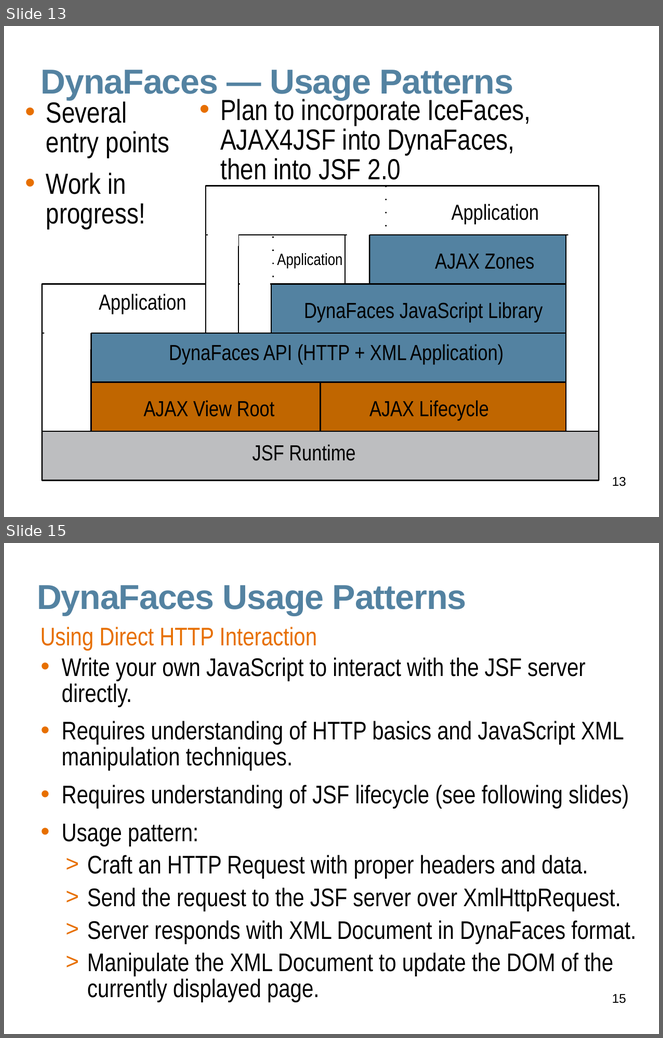
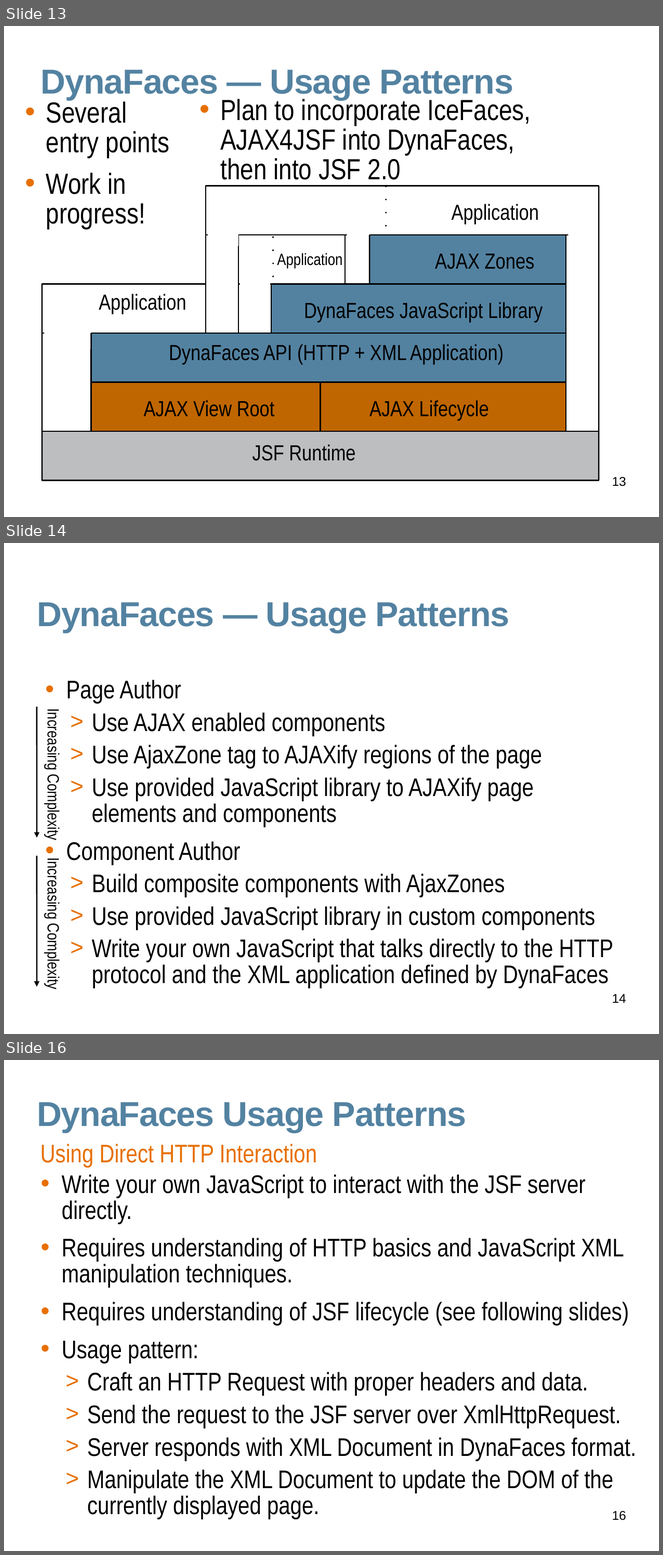
Before and after one commit to javaee/javaserverfaces-extensions, a slide deck: www/slides/dynafaces-advanced.odp. Shown one above the other, each under a label of ours: slides 13 and 15 before the commit, slides 13, 14 and 16 after it; the slides between them are not shown. The pictures are 663x1038 and 663x1555 pixels, drawn with LibreOffice and Linux fonts; fonts in the diff are those of the drawing; background and template pictures are left out. Boxes give left, top, right and bottom in pixels: in the first picture for what was removed or moved away, otherwise in the second. Text is boxed around its words. In the diff, an @@ line names an element or a change of style, - is before the commit and + after.

```diff
--- a/www/slides/dynafaces-advanced.odp
+++ b/www/slides/dynafaces-advanced.odp
@@ slide 14 added at [4, 543, 659, 1034], background #FFFFFF @@
@@ title added at [37, 602, 510, 632], 38 pt, text #5382A1, bold @@
+DynaFaces — Usage Patterns
@@ text added at [66, 680, 614, 989], 28 pt, text #000000 @@
+• Page Author
+  > Use AJAX enabled components
+  > Use AjaxZone tag to AJAXify regions of the page
+  > Use provided JavaScript library to AJAXify page elements and components
+• Component Author
+  > Build composite components with AjaxZones
+  > Use provided JavaScript library in custom components
+  > Write your own JavaScript that talks directly to the HTTP protocol and the XML application defined by DynaFaces
@@ arrow added from (37, 707) to (37, 838), #000000 1.45 pt @@
@@ text added at [44, 714, 63, 839], 18 pt, text #000000 @@
+Increasing Complexity
@@ arrow added from (37, 856) to (37, 987), #000000 1.45 pt @@
@@ text added at [44, 863, 63, 988], 18 pt, text #000000 @@
+Increasing Complexity
@@ page number added at [612, 994, 626, 1003], 14 pt, text #000000 @@
+14
@@ what was slide 15 is now slide 16 @@
@@ page number at [612, 1511, 626, 1521]: text changed @@
-15
+16
```
Also in this commit, not shown: 17 slides changed, 1 other slide added, 1 other file.
